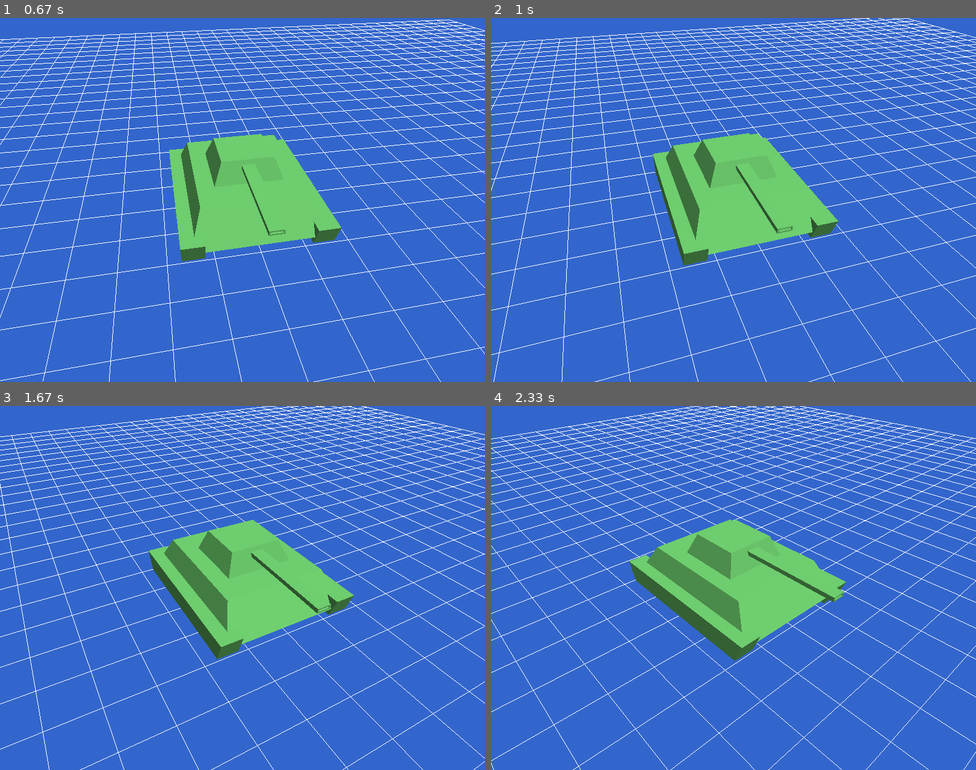
Above: before the commit, frames 1-4 (two rows, left to right).
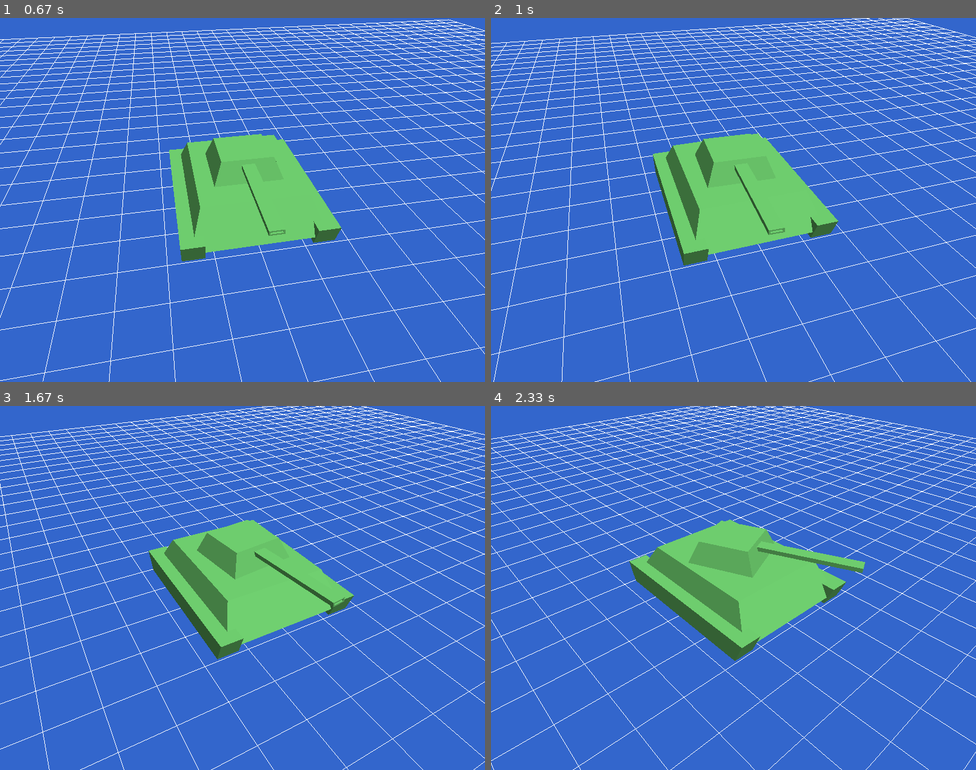
Above: after the commit, the same moments.

Repository: antonioam82/tank_controller
Game: pygame game, started from tank_lightning_demo.py
The game is run twice, just before and just after one commit, with the same random seed, the same clock (stepped at 60 frames per second) and the same inputs.
Inputs:
- Up to frame 1 (0.67 s): tap B at 0.33 s
- Up to frame 2 (1 s): tap N at 0.67 s
- Up to frame 3 (1.67 s): hold M from 1.5 s (still down)
- Up to frame 4 (2.33 s): release M at 1.97 s

Frame 1 is identical in both runs. In frame 2, 0.3% of the frame differs, in the area x 41-63%, y 31-60%; in frame 3, 0.6%; in frame 4, 1.8%, in the area x 40-78%, y 31-54%.

Commit message:
Implementado movimiento del cañon (teclas 'n' y 'm') y restablecimiento de posición original (tecla 'b'). Creada variable 'tower_y_rot'

Diff:
--- a/tank_lightning_demo.py
+++ b/tank_lightning_demo.py
@@ -1,6 +1,6 @@
 import numpy as np
 import pygame
-from pygame.locals import DOUBLEBUF, OPENGL
+from pygame.locals import * #DOUBLEBUF, OPENGL
 from OpenGL.GL import *
 from OpenGL.GLU import gluPerspective
 import os
@@ -125,6 +125,7 @@
     angle = 0.0
     clock = pygame.time.Clock()
     rotating = True
+    tower_y_rot = 0.0
 
     running = True
     while running:
@@ -138,6 +139,16 @@
                 elif event.key == pygame.K_s:
                     rotating = not rotating
 
+                elif event.key == pygame.K_b:
+                    tower_y_rot = 0.0
+
+        keys = pygame.key.get_pressed()
+
+        if keys[K_m]:
+            tower_y_rot += 1.0
+        elif keys[K_n]:
+            tower_y_rot -= 1.0
+
         glClear(GL_COLOR_BUFFER_BIT | GL_DEPTH_BUFFER_BIT)
 
         # CÁMARA: alejar, inclinar y luego girar la escena
@@ -192,6 +203,7 @@
         glColor3f(0.35, 0.65, 0.35)
         draw_model(model_pos_vbo,model_nrm_vbo,model_count)
         glPushMatrix()
+        glRotatef(tower_y_rot, 0.0, 1.0, 0.0)
         draw_model(model_pos_vbo2,model_nrm_vbo2,model_count2)
         glPopMatrix()
         glPopMatrix()
